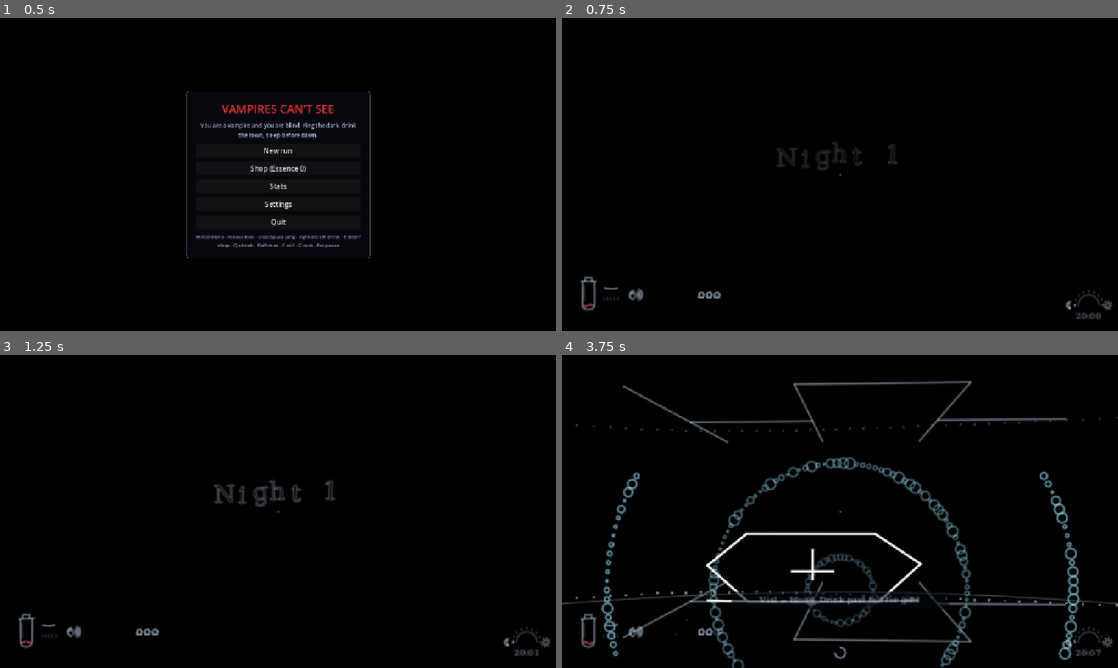
Above: before the commit, frames 1-4 (two rows, left to right).
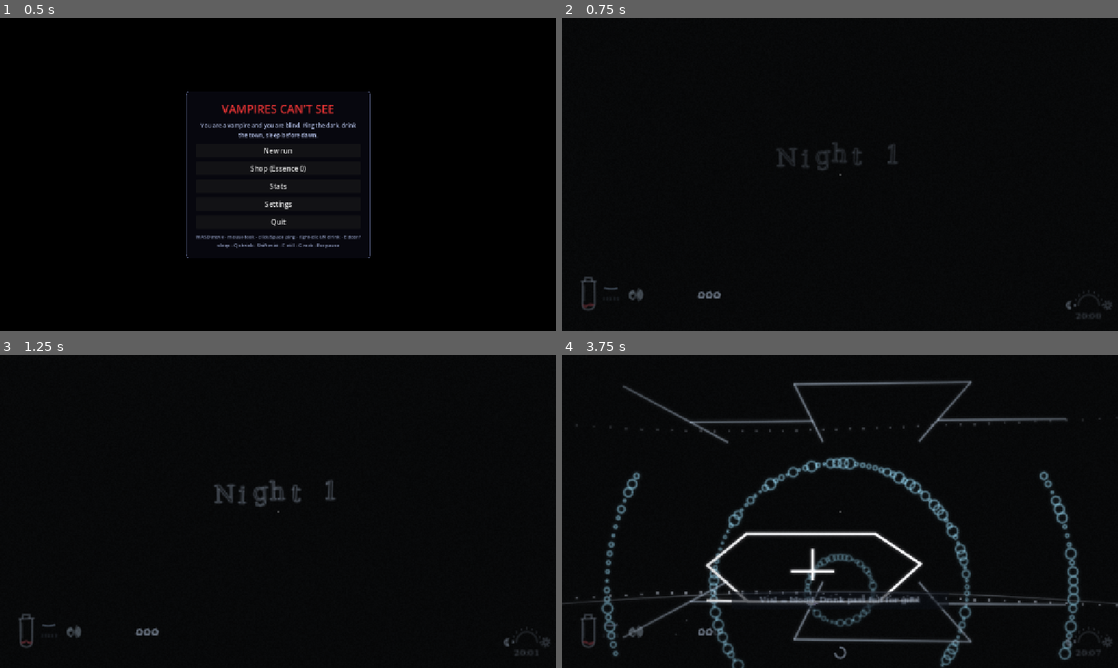
Above: after the commit, the same moments.

Repository: joshfryart/vampires-cant-see
Game: Godot game, scene res://main.tscn
The game is run twice, just before and just after one commit, with the same random seed, the same clock (stepped at 60 frames per second) and the same inputs.
Inputs (mouse positions are in pixels of both pictures, inside the frame that each line leads up to):
- Up to frame 1 (0.5 s): no input
- Up to frame 2 (0.75 s): click "New run" at 0.5 s
- Up to frame 3 (1.25 s): no input
- Up to frame 4 (3.75 s): tap Enter at 1.25 s; move the mouse to (867, 511) at 1.27 s; hold R 1.28-2.03 s; hold W from 1.28 s (still down); click (867, 511) at 1.42 s; tap Space at 1.52, 2.27, 3.5 s; move the mouse to (812, 511) at 2.02 s; tap E at 2.1 s; click (812, 511) at 2.17 s; move the mouse to (851, 505) at 2.77 s; tap 1 at 2.85 s; click (851, 505) at 2.92 s; move the mouse to (834, 517) at 3.52 s; tap G at 3.6 s; click (834, 517) at 3.67 s

Frame 1 is identical in both runs. In frame 2, 0.3% of the frame differs, in the area x 3-99%, y 82-97%; in frame 3, 0.2%; in frame 4, 3.6%, in the area x 2-100%, y 8-98%.

Commit message:
Godot port: post effects (bloom, dusk/dawn grade, vignette, grain) as shaders
Co-Authored-By: Claude Sonnet 5.5 <noreply@anthropic.com>

Diff:
--- a/___VERSION__GODOT___VERSION___/project/game/game.gd
+++ b/___VERSION__GODOT___VERSION___/project/game/game.gd
@@ -130,6 +130,10 @@
 var ambience_gain: float = AMBIENCE_GAIN
 var tut: Tutorial
 var hud_view: HudView
+var fx_grade: ColorRect
+var fx_grade_mat: ShaderMaterial
+var fx_overlay: ColorRect
+var fx_overlay_mat: ShaderMaterial
 var dog_t: float = 25.0
 var bell_t: float = 30.0
 var amb_key: String = ""
@@ -236,8 +240,22 @@
 	ceil_mat = ShaderMaterial.new()
 	ceil_mat.shader = floor_mat.shader
 	ceil_mat.set_shader_parameter("is_ceiling", true)
+	fx_grade = ColorRect.new()
+	fx_grade.set_anchors_preset(Control.PRESET_FULL_RECT)
+	fx_grade.mouse_filter = Control.MOUSE_FILTER_IGNORE
+	fx_grade_mat = ShaderMaterial.new()
+	fx_grade_mat.shader = load("res://render/shaders/postfx_grade.gdshader")
+	fx_grade.material = fx_grade_mat
+	viewport.add_child(fx_grade)
 	hud_view = HudView.new()
 	viewport.add_child(hud_view)
+	fx_overlay = ColorRect.new()
+	fx_overlay.set_anchors_preset(Control.PRESET_FULL_RECT)
+	fx_overlay.mouse_filter = Control.MOUSE_FILTER_IGNORE
+	fx_overlay_mat = ShaderMaterial.new()
+	fx_overlay_mat.shader = load("res://render/shaders/postfx_overlay.gdshader")
+	fx_overlay.material = fx_overlay_mat
+	viewport.add_child(fx_overlay)
 	hud = Hud.new()
 	add_child(hud)
 	menus = Menus.new()
@@ -1481,6 +1499,7 @@
 	echo_view.rs_fov = fov_now()
 	echo_view.render_frame(world, player, people, sonar, clock, lock_info(), ripple.rings)
 	hud_view.render_frame(self)
+	_sync_postfx()
 	wall_mat.set_shader_parameter("focal_px", 320.0 / tan(fov_now() / 2.0))
 
 
@@ -1531,6 +1550,27 @@
 		audio.play("gulp", {"gain": SoundData.level("gulp")["gain"], "pan": 0.0})
 
 
+## Post effects from the effects level (js PostFx): bloom and the dusk/dawn grade at level >= 1, the grain and vignette levels.
+func _sync_postfx() -> void:
+	var fx: int = echo_view.rs.fx
+	var menu: bool = state == "title" or state == "error"
+	var bloom: float = 0.55 if fx >= 2 and not menu else 0.0
+	var dusk := 0.0
+	var dawn := 0.0
+	if night != null and fx >= 1:
+		dusk = 1.0 - night.min / 30.0 if night.min < 30.0 else 0.0
+		dawn = night.dawn_k()
+	fx_grade_mat.set_shader_parameter("bloom_alpha", bloom)
+	fx_grade_mat.set_shader_parameter("dusk", dusk)
+	fx_grade_mat.set_shader_parameter("dawn", dawn)
+	var grain: float = [0.04, 0.035, 0.05][clampi(fx, 0, 2)]
+	var vig: float = 1.0 if fx == 0 else (0.7 if fx == 1 else 1.0)
+	var vignette_on: bool = cfg["edgeVignette"] == true and not menu
+	fx_overlay_mat.set_shader_parameter("vig_opacity", vig if vignette_on else 0.0)
+	fx_overlay_mat.set_shader_parameter("grain_opacity", 0.0 if menu else grain)
+	fx_overlay_mat.set_shader_parameter("grain_time", clock)
+
+
 func fov_ease() -> float:
 	return fov_k * fov_k * (3.0 - 2.0 * fov_k)
 
--- /dev/null
+++ b/___VERSION__GODOT___VERSION___/project/render/shaders/postfx_grade.gdshader
@@ -0,0 +1,37 @@
+shader_type canvas_item;
+// js/postfx.js bloom and colour grade over the finished frame (before the HUD). Static: nothing pulses.
+//   bloom:  a soft additive blur of the frame (effects 2 at quality 3: alpha 0.55).
+//   grade:  dusk multiplies rgb(150,140,200) at 0.10 * dusk; dawn multiplies rgb(255,205,185) at 0.12 * dawn and
+//           desaturates by 0.25 * dawn. Both only at effects level 1 or 2.
+uniform sampler2D screen_tex : hint_screen_texture, filter_linear, repeat_disable;
+uniform float bloom_alpha = 0.0;
+uniform float dusk = 0.0;
+uniform float dawn = 0.0;
+
+void fragment() {
+	vec2 px = SCREEN_PIXEL_SIZE;
+	vec3 c = texture(screen_tex, SCREEN_UV).rgb;
+	if (bloom_alpha > 0.0) {
+		vec3 b = vec3(0.0);
+		float wsum = 0.0;
+		for (int x = -2; x <= 2; x++) {
+			for (int y = -2; y <= 2; y++) {
+				float w = 1.0 / (1.0 + float(x * x + y * y));
+				b += texture(screen_tex, SCREEN_UV + vec2(float(x), float(y)) * px * 1.6).rgb * w;
+				wsum += w;
+			}
+		}
+		c += b / wsum * bloom_alpha;
+	}
+	if (dusk > 0.0) {
+		float a = 0.10 * dusk;
+		c = mix(c, c * vec3(150.0, 140.0, 200.0) / 255.0, a);
+	}
+	if (dawn > 0.0) {
+		float a = 0.12 * dawn;
+		c = mix(c, c * vec3(255.0, 205.0, 185.0) / 255.0, a);
+		float l = dot(c, vec3(0.299, 0.587, 0.114));
+		c = mix(c, vec3(l), 0.25 * dawn);
+	}
+	COLOR = vec4(clamp(c, 0.0, 1.0), 1.0);
+}
--- /dev/null
+++ b/___VERSION__GODOT___VERSION___/project/render/shaders/postfx_overlay.gdshader
@@ -0,0 +1,30 @@
+shader_type canvas_item;
+// js css #vignette and #grain: radial dark edges and a film-grain noise tile, normal blend, over everything in the frame.
+// Vignette: transparent inside 0.1575 W, alpha 0.6 at 0.5967 W (W = the frame width), scaled by vig_opacity.
+// Grain: grey-blue noise at grain_opacity, stepping twice a second.
+uniform float vig_opacity = 1.0;
+uniform float grain_opacity = 0.0;
+uniform float grain_time = 0.0;
+uniform vec2 frame_size = vec2(640.0, 360.0);
+
+float hash(vec2 p) {
+	return fract(sin(dot(p, vec2(12.9898, 78.233))) * 43758.5453);
+}
+
+void fragment() {
+	vec2 p = UV * frame_size;
+	float w = frame_size.x;
+	float d = length(p - frame_size * 0.5);
+	float t = clamp((d - 0.1575 * w) / (0.5967 * w - 0.1575 * w), 0.0, 1.0);
+	float va = 0.6 * t * vig_opacity;
+	vec4 col = vec4(0.0, 0.0, 0.0, va);
+	if (grain_opacity > 0.0) {
+		float step_i = floor(grain_time * 2.0);
+		float v = 0.47 + 0.53 * hash(floor(p) + vec2(step_i * 37.0, step_i * 61.0));
+		vec3 g = vec3(v * 0.8, v * 0.9, v);
+		float ga = grain_opacity;
+		col.rgb = mix(col.rgb, g, ga / max(va + ga * (1.0 - va), 1e-4));
+		col.a = va + ga * (1.0 - va);
+	}
+	COLOR = col;
+}
Not shown, added: ___VERSION__GODOT___VERSION___/project/render/shaders/postfx_grade.gdshader.uid
Not shown, added: ___VERSION__GODOT___VERSION___/project/render/shaders/postfx_overlay.gdshader.uid
Not shown, added: ___VERSION__GODOT___VERSION___/project/tests/scenarios/menu_shots.gd.uid
